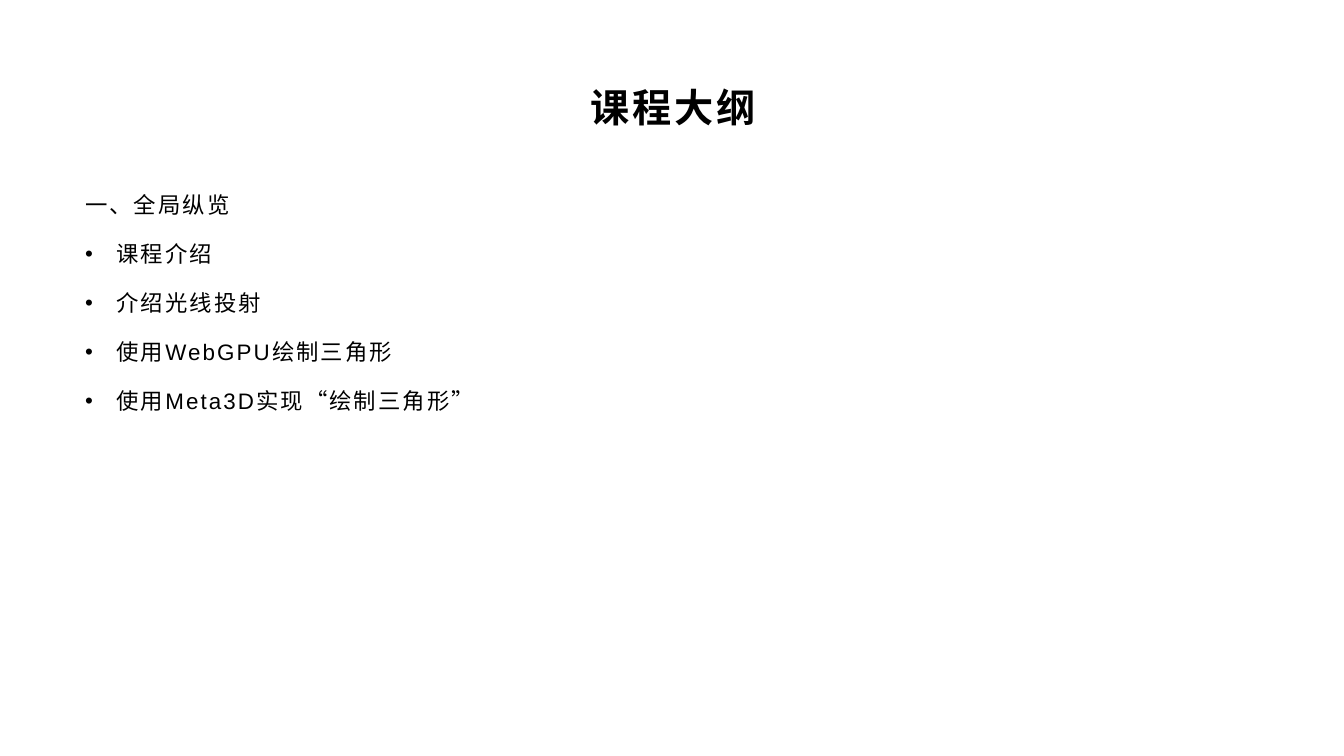
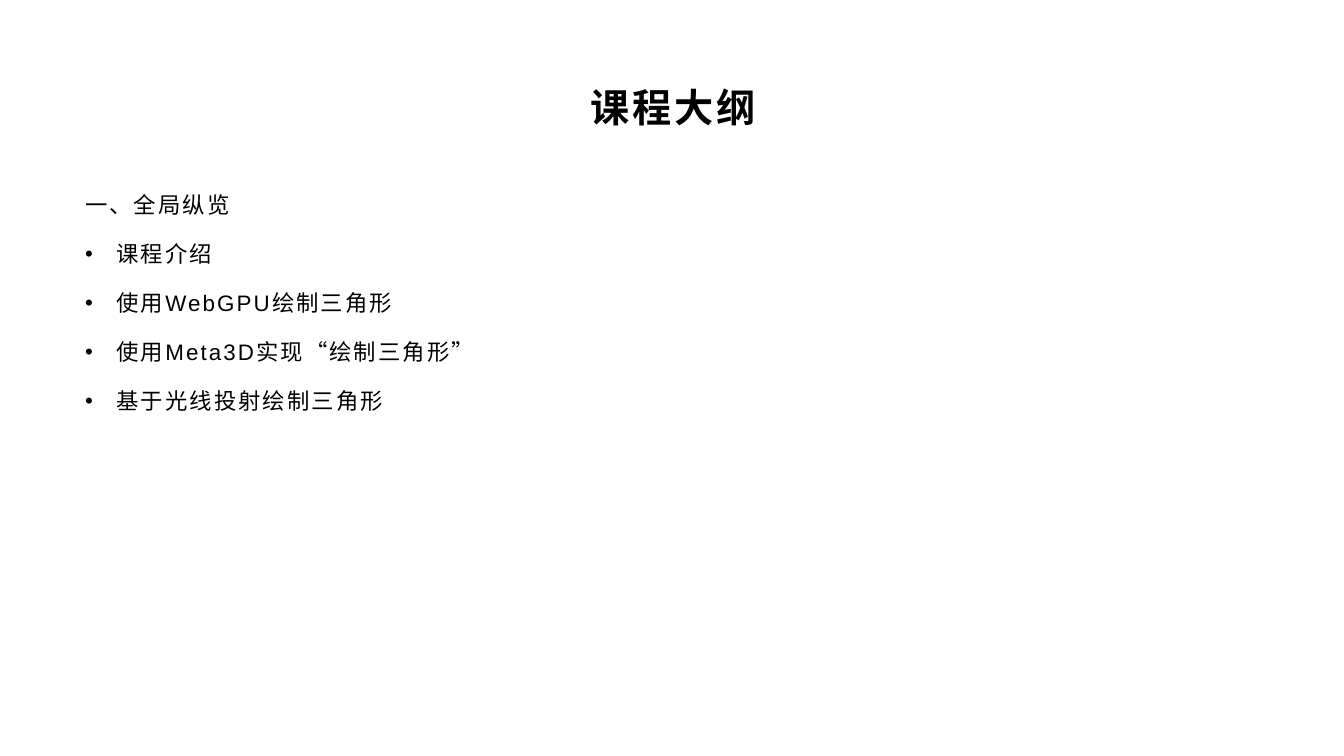
Before and after one commit to yyc-git/WebGPURayTracingEngineEdu, a slide deck: slide 10 of lessons/1_introduce/ppt/课程介绍.pptx. Drawn at 1344x756 pixels with LibreOffice and Linux fonts; fonts in the diff are those of the drawing; background and template pictures are left out. Boxes give left, top, right and bottom in pixels: in the first picture for what was removed or moved away, otherwise in the second. Text is boxed around its words. In the diff, an @@ line names an element or a change of style, - is before the commit and + after.

```diff
--- a/lessons/1_introduce/ppt/课程介绍.pptx
+++ b/lessons/1_introduce/ppt/课程介绍.pptx
@@ text at (117, 292, 261, 313): paragraph removed @@
-• 介绍光线投射
@@ text at (117, 390, 383, 411): paragraph added @@
+• 基于光线投射绘制三角形
```
Also in this commit, not shown: 13 other files.
